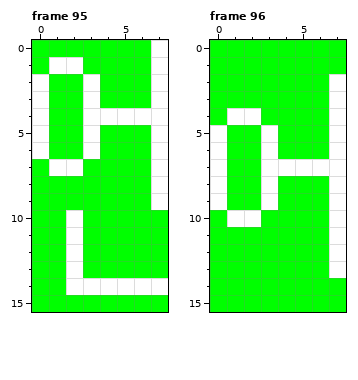
Edited in one commit: pixel-art file (graphics_source/font_m6x11.aseprite). This is how it looked before the edit.
8x16 pixels, 96 frames. Shown: frame 95, frame 96.
The same view after the edit:
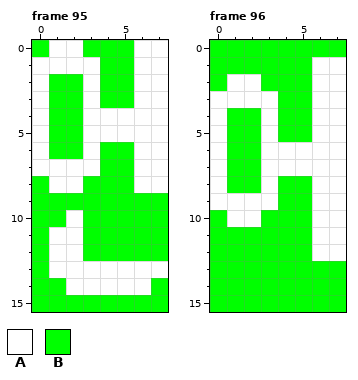
Palette (. is transparent): A #ffffff  B #00ff00
The edit:
--- frame 95
@@ x 0..7 @@
- 0 BBBBBBBA
- 1 BAABBBBA
- 2 ABBABBBA
- 3 ABBABBBA
+ 0 BAABBBAA
+ 1 AAAABBAA
+ 2 ABBABBAA
+ 3 ABBABBAA
  4 ABBAAAAA
- 5 ABBABBBA
- 6 ABBABBBA
- 7 BAABBBBA
- 8 BBBBBBBA
- 9 BBBBBBBA
+ 5 ABBAAAAA
+ 6 ABBABBAA
+ 7 AAAABBAA
+ 8 BAABBBAA
+ 9 BBBBBBBB
 10 BBABBBBB
-11 BBABBBBB
-12 BBABBBBB
-13 BBABBBBB
-14 BBAAAAAA
+11 BAABBBBB
+12 BAABBBBB
+13 BAAAAAAA
+14 BBAAAAAB
 15 BBBBBBBB
--- frame 96
@@ x 0..7 @@
  0 BBBBBBBB
- 1 BBBBBBBB
- 2 BBBBBBBA
- 3 BBBBBBBA
- 4 BAABBBBA
- 5 ABBABBBA
- 6 ABBABBBA
+ 1 BBBBBBAA
+ 2 BAABBBAA
+ 3 AAAABBAA
+ 4 ABBABBAA
+ 5 ABBABBAA
+ 6 ABBAAAAA
  7 ABBAAAAA
- 8 ABBABBBA
- 9 ABBABBBA
-10 BAABBBBA
-11 BBBBBBBA
-12 BBBBBBBA
-13 BBBBBBBA
+ 8 ABBABBAA
+ 9 AAAABBAA
+10 BAABBBAA
+11 BBBBBBAA
+12 BBBBBBAA
+13 BBBBBBBB
 14 BBBBBBBB
